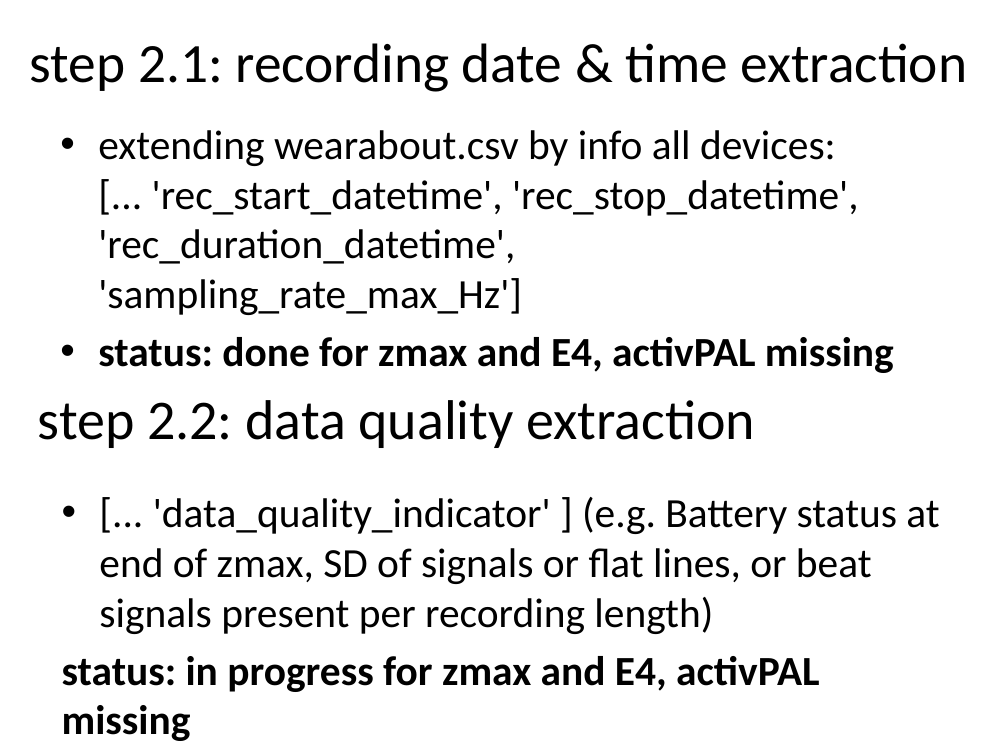
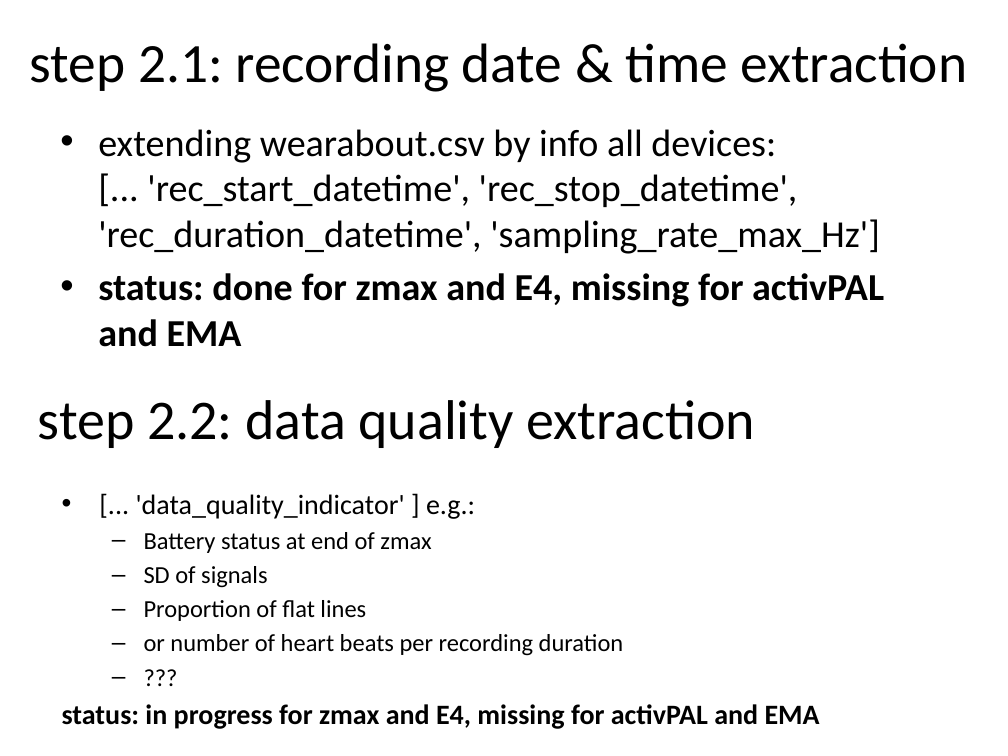
Before and after one commit to raytut/wearanize, a slide deck: slide 11 of snippets/HBS_wearanize.pptx (slide 10 before the commit). Drawn at 1008x756 pixels with LibreOffice and Linux fonts; fonts in the diff are those of the drawing. Boxes give left, top, right and bottom in pixels: in the first picture for what was removed or moved away, otherwise in the second. Text is boxed around its words. In the diff, an @@ line names an element or a change of style, - is before the commit and + after.

```diff
--- a/snippets/HBS_wearanize.pptx
+++ b/snippets/HBS_wearanize.pptx
@@ text at bbox=[98, 129, 880, 254]: size 29.6 to 27.2 pt in "extending wearabout.csv by info all devices: [... ..." @@
@@ text at bbox=[98, 273, 884, 347]: text changed; size 29.6 to 27.2 pt @@
-• status: done for zmax and E4, activPAL missing
+• status: done for zmax and E4, missing for activPAL and EMA
@@ text at bbox=[62, 494, 820, 729]: text changed; size 29.6 to 17.5 pt @@
-• [... 'data_quality_indicator' ] (e.g. Battery status at end of zmax, SD of signals or flat lines, or beat signals present per recording length)
-status: in progress for zmax and E4, activPAL missing
+• [... 'data_quality_indicator' ] e.g.:
+  – Battery status at end of zmax
+  – SD of signals
+  – Proportion of flat lines
+  – or number of heart beats per recording duration
+  – ???
+status: in progress for zmax and E4, missing for activPAL and EMA
```
Also in this commit, not shown: 20 other slides changed.
